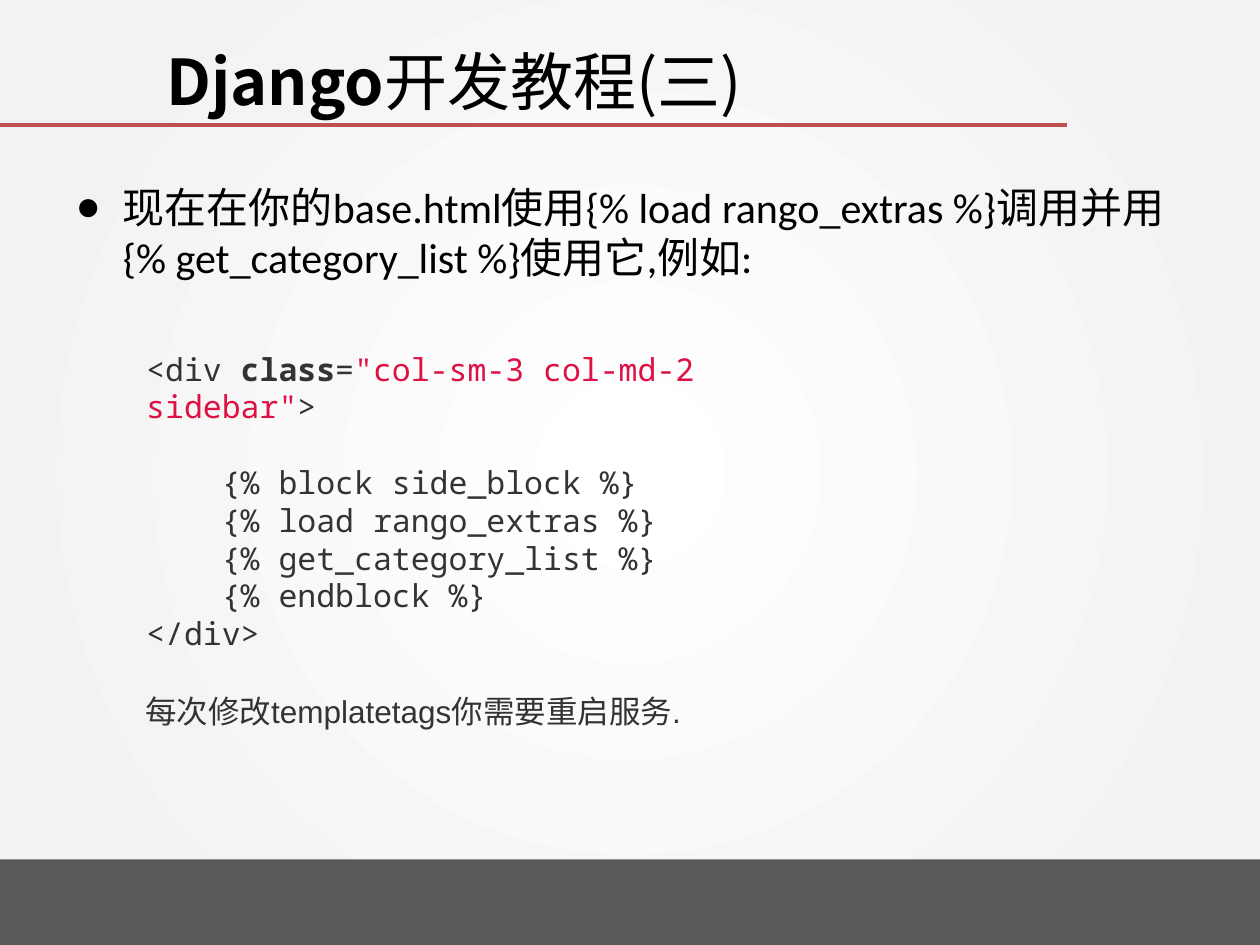
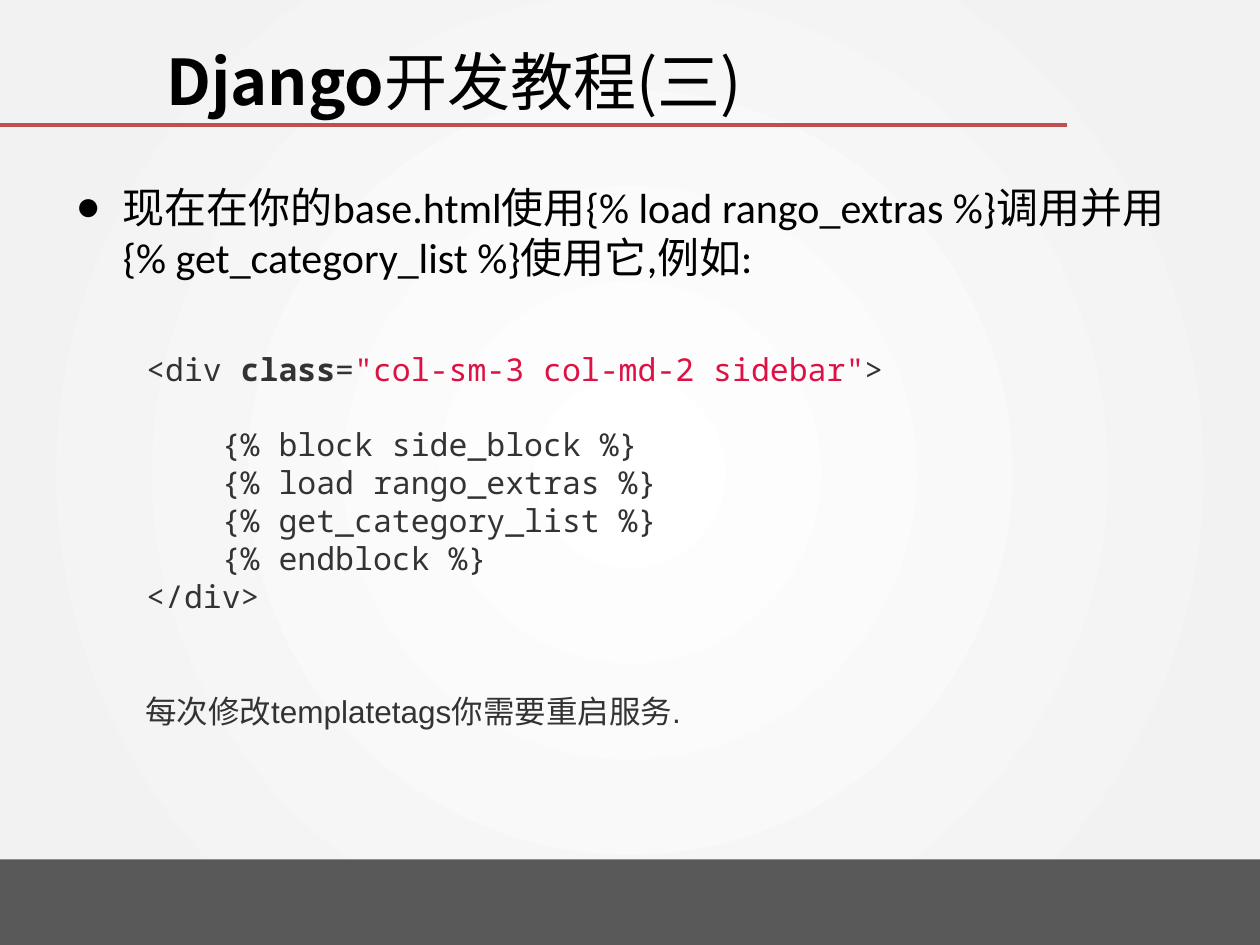
Before and after one commit to wangjin0818/Creative_Experiment, a slide deck: slide 36 of week 10/Tango with Django - III.pptx (slide 35 before the commit). Drawn at 1260x945 pixels with LibreOffice and Linux fonts; fonts in the diff are those of the drawing; background and template pictures are left out. Boxes give left, top, right and bottom in pixels: in the first picture for what was removed or moved away, otherwise in the second. Text is boxed around its words. In the diff, an @@ line names an element or a change of style, - is before the commit and + after.

```diff
--- a/week 10/Tango with Django - III.pptx
+++ b/week 10/Tango with Django - III.pptx
@@ text "<div class="col-sm-3 col-md-2 sidebar">" rewrapped from [146,357,694,646] to [146,357,883,609] @@
```
Also in this commit, not shown: 5 other slides changed, 16 slides added.
